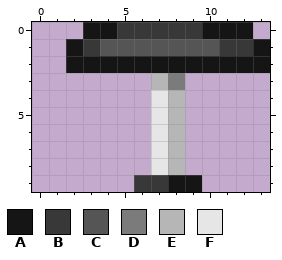
Pixel-art sprite -- zcrab/mcdonalds/objects/mcdonaldsstool/mcdonaldsstool.png. Above: the version before the commit.
The file is 14x10 pixels.
Palette (. is transparent): A #151515  B #383838  C #555555  D #7b7b7b  E #b6b6b6  F #e6e6e6
And afterwards:
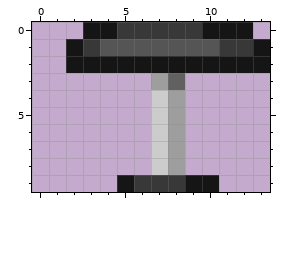
Difference:
colour D: #7b7b7b -> #616161
colour E: #b6b6b6 -> #9e9e9e
colour F: #e6e6e6 -> #cccccc
Changed rows in their new state; - is a pixel that keeps its letter.
first column x 5:
 9 A--B-A
Where, in picture pixels (left, top, right, bottom), the same in both pictures:
changed: (117, 73, 219, 192)
